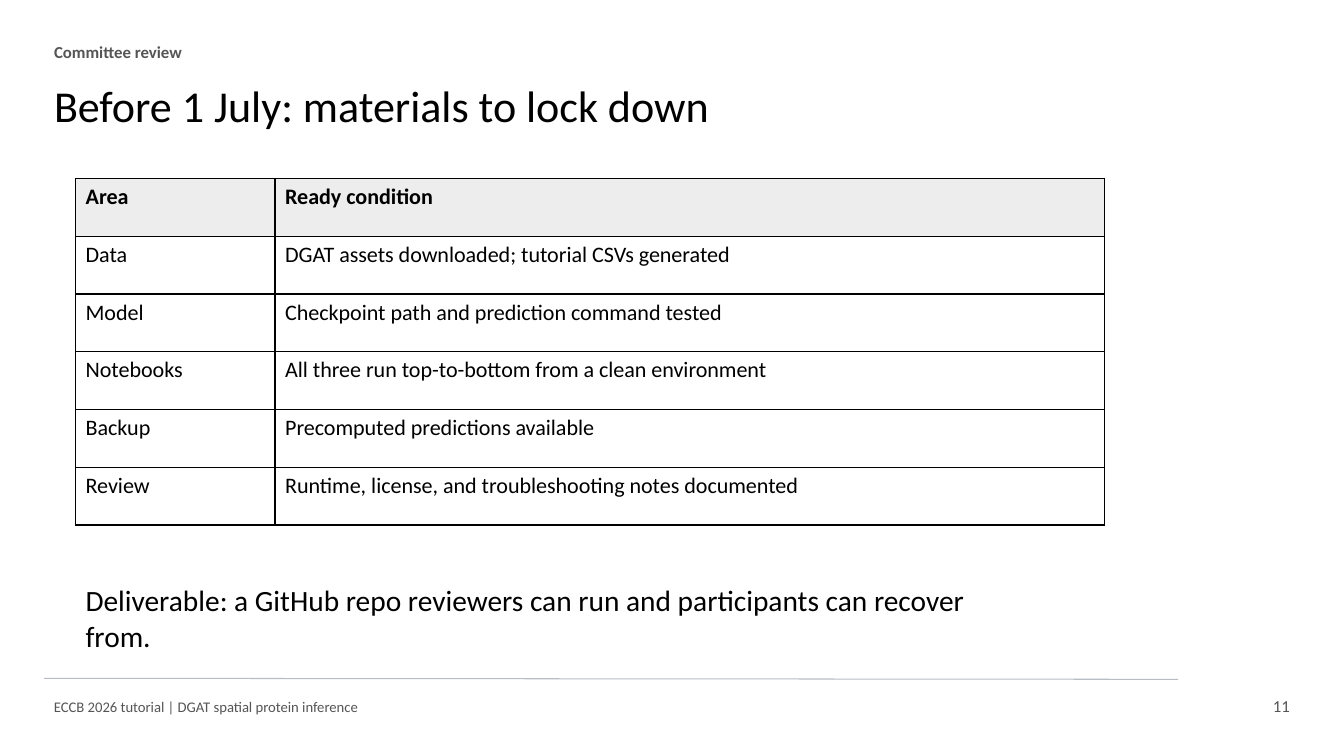
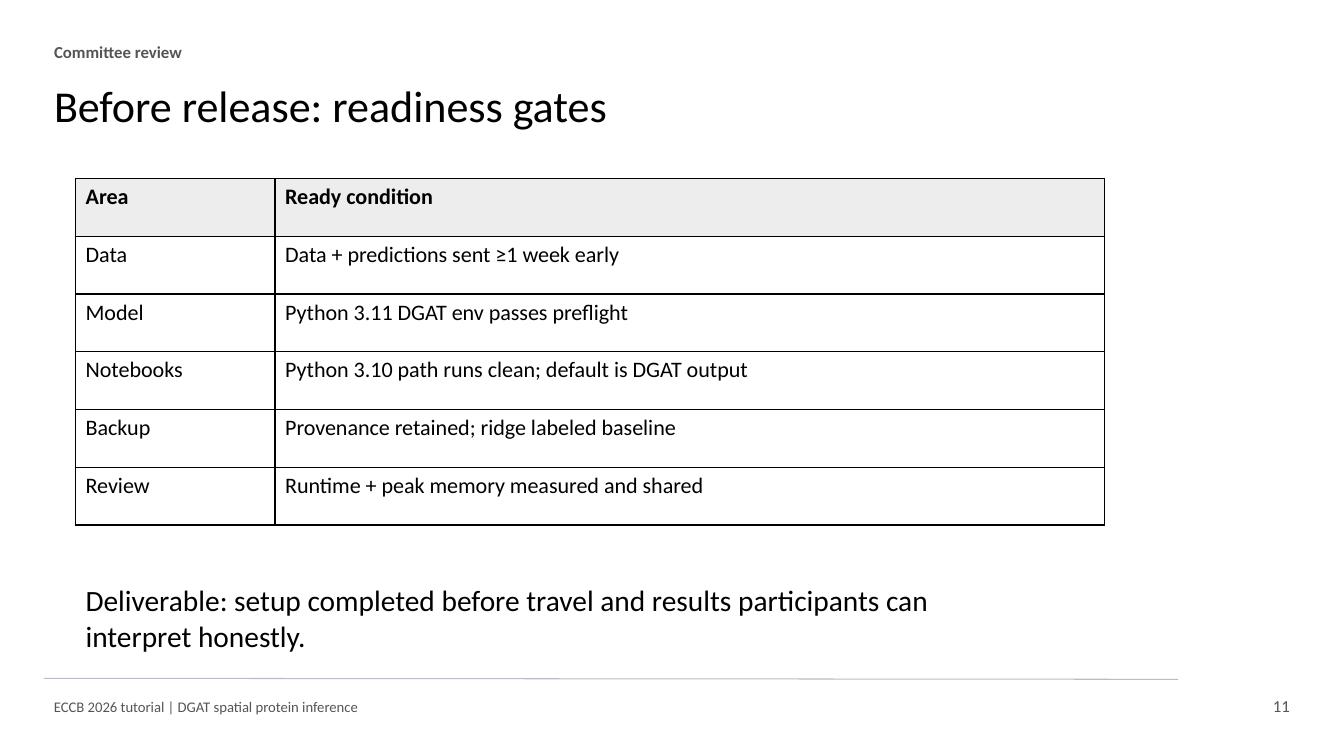
Before and after one commit to osmanbeyoglulab/ECCB-2026-Tutorial, a slide deck: slide 11 of outputs/eccb_2026_dgat_tutorial_slides.pptx. Drawn at 1344x756 pixels with LibreOffice and Linux fonts; fonts in the diff are those of the drawing. Boxes give left, top, right and bottom in pixels: in the first picture for what was removed or moved away, otherwise in the second. Text is boxed around its words. In the diff, an @@ line names an element or a change of style, - is before the commit and + after.

Commit message:
Address tutorial setup and DGAT evaluation feedback

```diff
--- a/outputs/eccb_2026_dgat_tutorial_slides.pptx
+++ b/outputs/eccb_2026_dgat_tutorial_slides.pptx
@@ text at <box>54,91,607,130</box>: text changed @@
-Before 1 July: materials to lock down
+Before release: readiness gates
@@ table at <box>76,178,1105,525</box> @@
-row 2, column 2: DGAT assets downloaded; tutorial CSVs generated
+row 2, column 2: Data + predictions sent ≥1 week early
-row 3, column 2: Checkpoint path and prediction command tested
+row 3, column 2: Python 3.11 DGAT env passes preflight
-row 4, column 2: All three run top-to-bottom from a clean environment
+row 4, column 2: Python 3.10 path runs clean; default is DGAT output
-row 5, column 2: Precomputed predictions available
+row 5, column 2: Provenance retained; ridge labeled baseline
-row 6, column 2: Runtime, license, and troubleshooting notes documented
+row 6, column 2: Runtime + peak memory measured and shared
@@ text at <box>86,590,928,652</box>: text changed @@
-Deliverable: a GitHub repo reviewers can run and participants can recover from.
+Deliverable: setup completed before travel and results participants can interpret honestly.
```
Also in this commit, not shown: 7 other slides changed, 18 other files.
